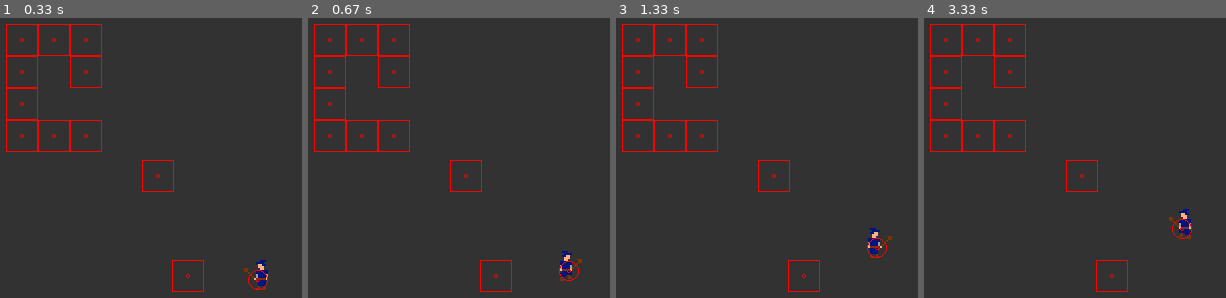
Above: before the commit, frames 1-4 (left to right).
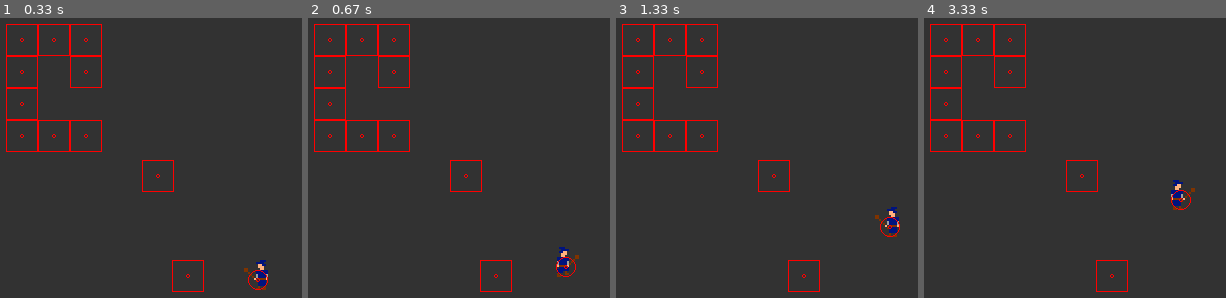
Above: after the commit, the same moments.

Repository: alexan32/my-pygame
Game: pygame game, started from Main.py
Two runs of this game, one before a commit and one after it. Both use one fixed random seed, a clock stepped at 60 frames per second and the inputs below.
Inputs (mouse positions are in pixels of both pictures, inside the frame that each line leads up to):
- Up to frame 1 (0.33 s): no input
- Up to frame 2 (0.67 s): click (570, 200) at 0.38 s
- Up to frame 3 (1.33 s): hold Right 0.67-1.13 s; hold Up from 1.17 s (still down)
- Up to frame 4 (3.33 s): release Up at 1.47 s; hold Right 1.5-1.97 s; tap E at 1.65, 3.05 s; hold Left 2-2.53 s; hold Down 2.57-2.87 s; hold Left 2.9-3.3 s

Frame 1 is identical in both runs. In frame 2, 0.5% of the frame differs, in the area x 82-91%, y 81-94%; in frame 3, 0.7%; in frame 4, 0.8%, in the area x 81-90%, y 57-79%.

Commit message:
fixed navigation bug. (degrees -> radians)

Diff:
--- a/environment.py
+++ b/environment.py
@@ -9,4 +9,4 @@
 SCREEN_HEIGHT = 480
 FPS = 60
 SPRITE_SIZE = 32
-NAVIGATION_TOLERANCE = 14
+NAVIGATION_TOLERANCE = 5
--- a/player.py
+++ b/player.py
@@ -110,7 +110,7 @@
                 self.targetPoint = self.path.pop(0)
                 print(self.path)
             if not self.atTargetPoint:
-                theta = gamemath.degrees_between_two_points((self.x, self.y), self.targetPoint)
+                theta = gamemath.radians_between_two_points((self.x, self.y), self.targetPoint)
                 x, y = gamemath.get_xy_move(theta)
                 x *= self.speed
                 y *= self.speed
